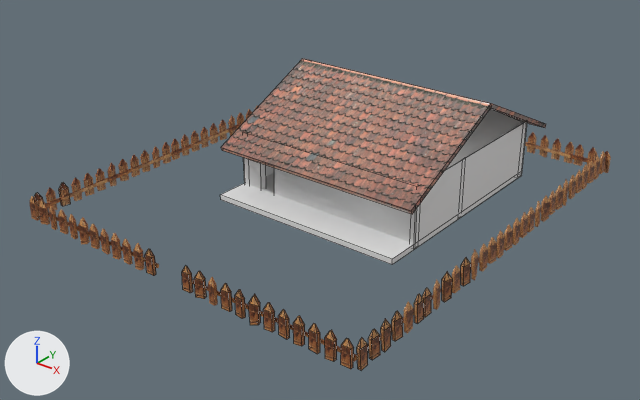
What one commit did to the FBX model Assets/Blender Models/TexturedHouse.fbx.
Both versions are drawn from a 50 mm lens placed at (56.8, -85.0, 47.2), pointed at (-3.7, -9.4, 0.3). The lights are fixed; the arrows at lower left show +X, +Y and +Z. Mesh edges are drawn as thin lines on the coarser meshes. Where no turn or scale is listed for an object, it has been applied to the vertices.

Names of what the first picture shows: 'Floor', 'RoofBack', 'RoofFront', 'RoofSideLeft.001', 'Wall.001', 'Wall.002'.
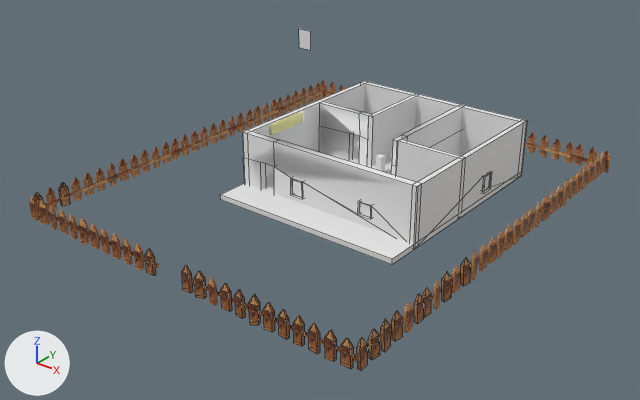
What differs and where, as boxes (x1, y1, x2, y2) in the pictures (640 x 400 px):
'RoofFront', hidden
    before: (221, 59, 491, 214)
'Wall.001', reshaped
    before: (243, 157, 416, 243)
    after: (242, 131, 421, 243)
'Wall.002', reshaped
    before: (414, 122, 527, 243)
    after: (414, 121, 527, 243)
'RoofSideLeft.001', hidden
    before: (447, 109, 523, 168)
'RoofBack', hidden
    before: (302, 58, 546, 128)
'Cube', added
    after: (299, 29, 311, 50)
'GlassWindow', added
    after: (293, 180, 302, 197)
'GlassWindow.002', added
    after: (360, 203, 370, 217)
'WindowFrame', added
    after: (291, 178, 303, 199)
'WindowFrame.002', added
    after: (358, 201, 372, 219)
part 1 of me_cube_005, built on
    before: (415, 122, 527, 243)
    after: (415, 121, 527, 243)
part 2 of me_cube_004, built on
    before: (274, 168, 416, 243)
    after: (273, 142, 417, 243)
'Wall.003', unchanged, uncovered by the edit
    after: (361, 81, 527, 156)
'Wall', unchanged, uncovered by the edit
    before: (266, 165, 274, 176)
    after: (243, 83, 365, 176)
'BathDoor', unchanged, uncovered by the edit
    after: (320, 101, 371, 165)
'BathDoor.001', unchanged, uncovered by the edit
    after: (367, 95, 417, 166)

Edits to the bpy script that builds the scene:
```text
Change me_cube_004:
    remove me_cube_004.from_pydata(...)  # 20 vertices, 19 faces; spans x -15.0..10.7, y -0.5..0.5, z -3.2..4.5
    add me_cube_004.from_pydata(...)  # 36 vertices, 27 faces; spans x -15.0..10.7, y -0.5..0.5, z -3.2..4.5
    me_cube_004 part 2
    2 faces are deleted
    8 vertices are added at x -7.1..3.1, y -0.5..0.5, z -1.7..0.5
    8 new vertices lie (1.7, 0.0, 0.0) away from vertices in x -7.1..3.1, y -0.5..0.5, z -1.7..0.5
    10 new faces join them
Change me_cube_005:
    where me_cube_005.from_pydata(...)  # 8 vertices, 6 faces; spans x 0.0, y -1.0..0.7, z -12.9..9.1
    used by ob_wall_002; parent = ob_wall; location = (-1.67, 0.0, 1.94)
    verts and faces of me_cube_005; kept vertices keep their numbers, new ones are numbered from 8
    me_cube_005 part 1
    add delete_faces([(0, 4, 5, 1), (2, 6, 7, 3)])
    add verts[8] = (0.0, -0.4, -1.4)  # pixel (490, 171)
    add verts[9] = (0.0, -0.4, 4.9)  # pixel (489, 188)
    add verts[10] = (0.0, -0.4, -1.4)
    add verts[11] = (0.0, -0.4, 4.9)
    add for new, old in zip([*range(12, 16)], [*range(8, 12)]): verts[new] = verts[old] + (0.0, 0.1, 0.0)
    add faces += [(0, 4, 15, 14, 10, 5, 1), (2, 6, 9, 8, 12, 7, 3), (6, 7, 12, 13, 9), (4, 5, 10, 11, 15)]
Add me_cube_014:
    me_cube_014.from_pydata([(-0.86, 0.86, -1.11), (-0.86, 0.86, 1.11), (0.86, 0.86, -1.11), (0.86, 0.86, 1.11)], [], [(1, 3, 2, 0)])
Change ob_roofback:
    add ob_roofback.hide_viewport = True
Change ob_ceiling:
    add ob_ceiling.hide_viewport = True
Change ob_rooffront:
    add ob_rooffront.hide_viewport = True
Change ob_roofsideleft_001:
    add ob_roofsideleft_001.hide_viewport = True
Add ob_windowframe_002:
    ob_windowframe_002 = bpy.data.objects.new('WindowFrame.002', me_cube_026)  # 16 vertices, 16 faces; spans x -0.94..0.86, y -0.6..0.6, z -0.92..0.83; in mat_white_001 (white #ffffff)
    ob_windowframe_002.location = (3.96, -10.17, 1.89)
Add ob_glasswindow:
    ob_glasswindow = bpy.data.objects.new('GlassWindow', me_cube_017)  # a box spanning x -0.82..0.76, y -0.37..0.37, z -1.09..0.97; in mat_glass (white #e7e7e7)
    ob_glasswindow.location = (-6.19, -10.17, 1.65)
Add ob_cube:
    ob_cube = bpy.data.objects.new('Cube', me_cube_014)
    ob_cube.location = (-6.24, -9.8, 19.6)
Add ob_glasswindow_002:
    ob_glasswindow_002 = bpy.data.objects.new('GlassWindow.002', me_cube_024)  # a box spanning x -0.82..0.76, y -0.37..0.37, z -0.82..0.73; in mat_glass (white #e7e7e7)
    ob_glasswindow_002.location = (3.96, -10.17, 1.89)
Add ob_windowframe:
    ob_windowframe = bpy.data.objects.new('WindowFrame', me_cube_016)  # 16 vertices, 16 faces; spans x -0.94..0.86, y -0.6..0.6, z -1.23..1.11; in mat_white (white #ffffff)
    ob_windowframe.location = (-6.19, -10.17, 1.65)
```
